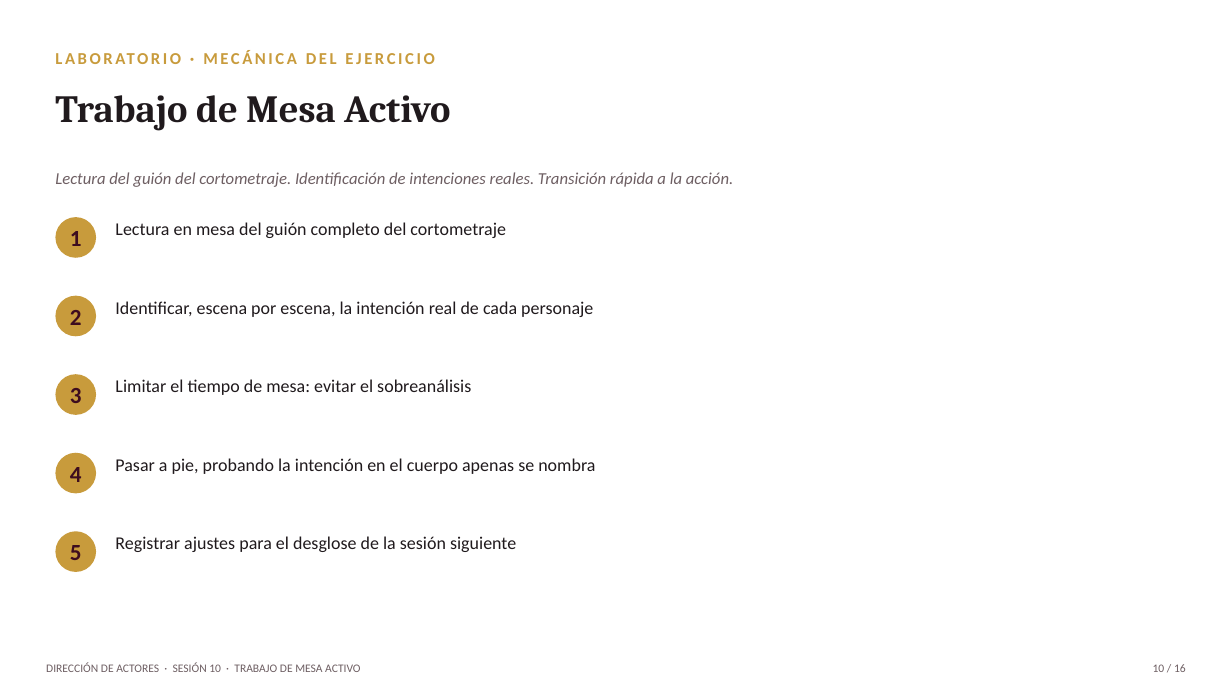
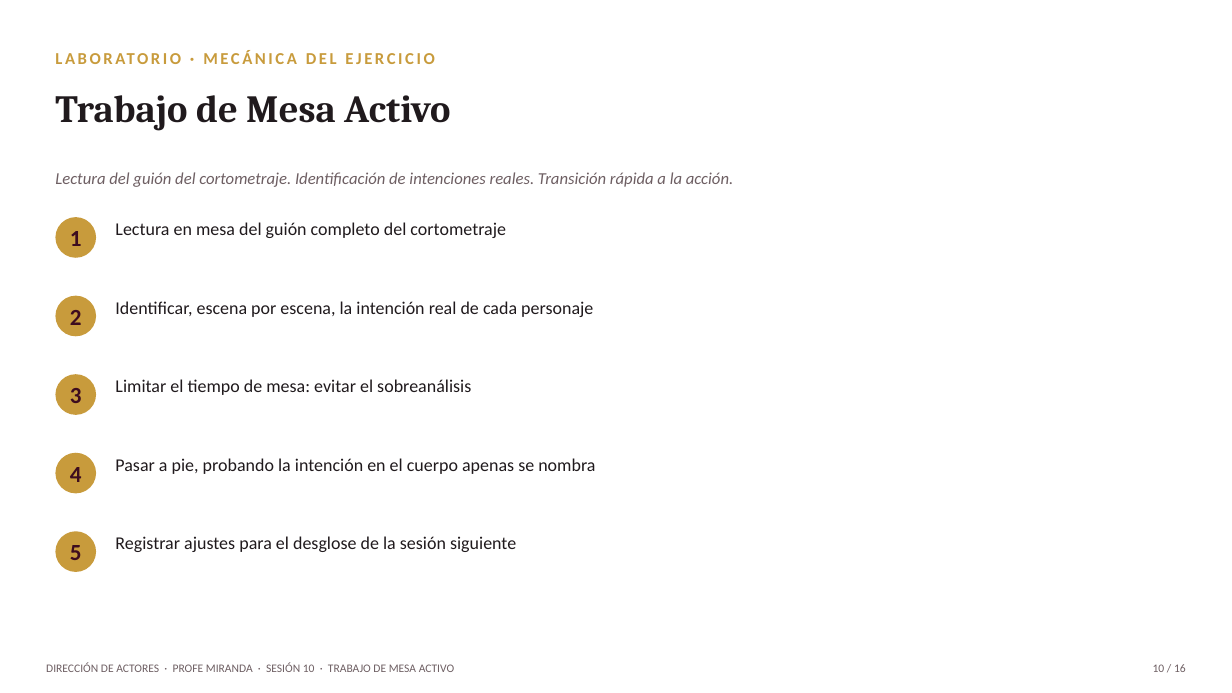
Before and after one commit to mirandajaco-design/profe-miranda, a slide deck: slide 8 of pptx/direccion-actores/Sesion_10_Trabajo_de_Mesa_Activo.pptx. Drawn at 1232x693 pixels with LibreOffice and Linux fonts; fonts in the diff are those of the drawing. Boxes give left, top, right and bottom in pixels: in the first picture for what was removed or moved away, otherwise in the second. Text is boxed around its words. In the diff, an @@ line names an element or a change of style, - is before the commit and + after.

Commit message:
Añadir crédito del docente y pestaña de Recursos
Todas las diapositivas de título y el pie de página ahora indican
"Profe Miranda" como docente. El visor web suma una pestaña Recursos
con enlace al repositorio y descarga directa de los 32 .pptx.

```diff
--- a/pptx/direccion-actores/Sesion_10_Trabajo_de_Mesa_Activo.pptx
+++ b/pptx/direccion-actores/Sesion_10_Trabajo_de_Mesa_Activo.pptx
@@ text at <box>46,663,454,672</box>: text changed @@
-DIRECCIÓN DE ACTORES · SESIÓN 10 · TRABAJO DE MESA ACTIVO
+DIRECCIÓN DE ACTORES · PROFE MIRANDA · SESIÓN 10 · TRABAJO DE MESA ACTIVO
```
Also in this commit, not shown: 12 other slides changed, 32 other files.
